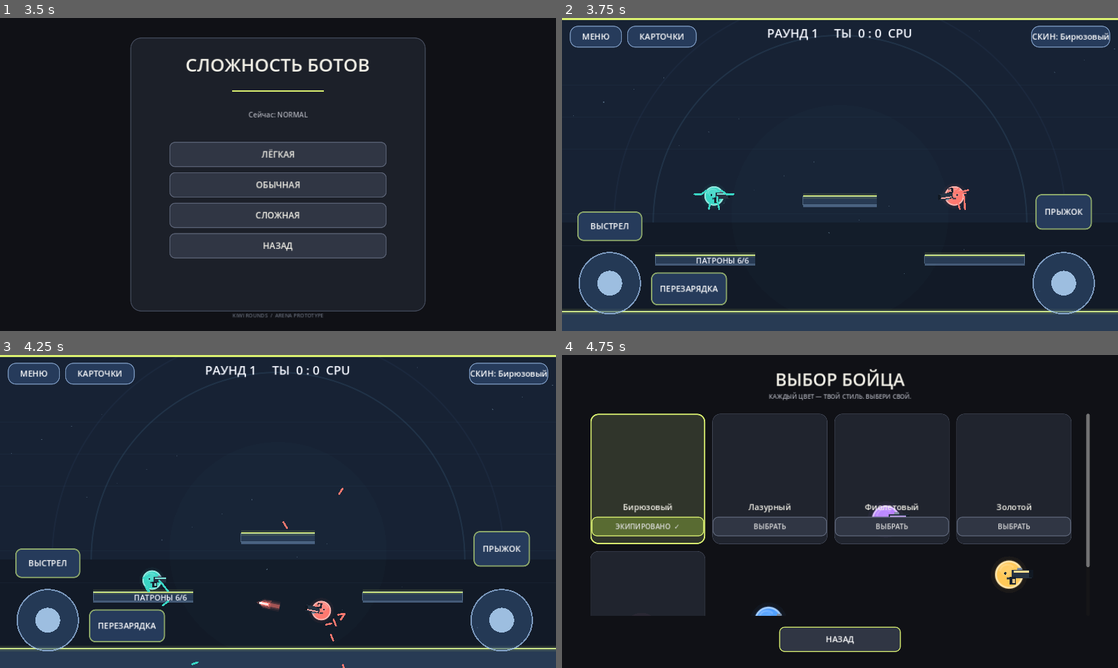
Above: before the commit, frames 1-4 (two rows, left to right).
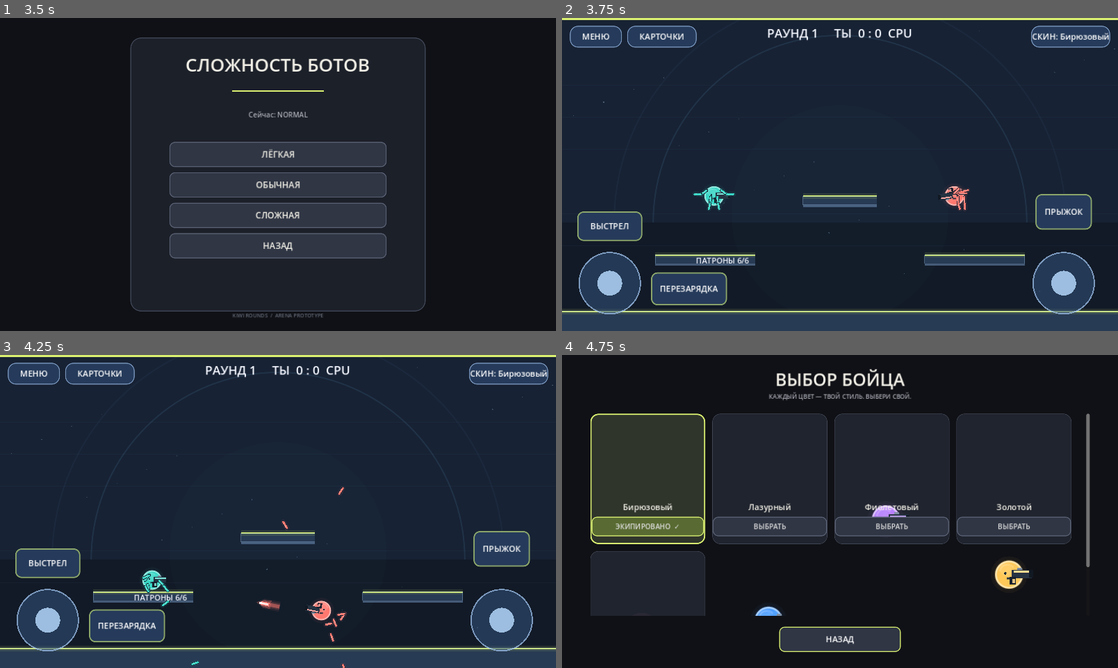
Above: after the commit, the same moments.

Repository: loslam-del/Kiwi-rounds
Game: Godot game, scene res://scenes/main.tscn
Same seed, same stepped clock (60 frames per second), same inputs: the game is played once before the commit and once after it.
Inputs:
- Up to frame 1 (3.5 s): click "ИГРАТЬ" at 0.5 s; click "ОНЛАЙН — ПОЗЖЕ" at 1.25 s; click "НАЗАД" at 2 s; click "ПРОТИВ БОТОВ" at 2.75 s
- Up to frame 2 (3.75 s): click "ЛЁГКАЯ" at 3.5 s
- Up to frame 3 (4.25 s): no input
- Up to frame 4 (4.75 s): click "СКИН: Бирюзовый" at 4.25 s

Frame 1 is identical in both runs. In frame 2, 0.1% of the frame differs, in the area x 23-74%, y 53-62%; in frame 3, 0.1%, in the area x 25-63%, y 42-100%; in frame 4, nothing differs.
Error in both runs: Invalid assignment of property or key 'scale_amount' with value of type 'float' on a base object of type 'CPUParticles2D'. (res://scripts/pulse.gd:81)

Commit message:
Polish articulated limb rendering with layered outlines

Diff:
--- a/scripts/player.gd
+++ b/scripts/player.gd
@@ -408,15 +408,43 @@
     capsule.height = segment_length + 4.4
     collision.shape = capsule
     part.add_child(collision)
+    var limb_points := PackedVector2Array([Vector2(0.0,-segment_length*0.5),Vector2(0.0,segment_length*0.5)])
+    var shadow := Line2D.new()
+    shadow.name = "LimbGlow"
+    shadow.points = limb_points
+    shadow.width = 10.0
+    shadow.default_color = Color(body_color,0.14)
+    shadow.begin_cap_mode = Line2D.LINE_CAP_ROUND
+    shadow.end_cap_mode = Line2D.LINE_CAP_ROUND
+    shadow.antialiased = true
+    part.add_child(shadow)
+    var outline := Line2D.new()
+    outline.name = "LimbOutline"
+    outline.points = limb_points
+    outline.width = 7.0
+    outline.default_color = Color("#172332")
+    outline.begin_cap_mode = Line2D.LINE_CAP_ROUND
+    outline.end_cap_mode = Line2D.LINE_CAP_ROUND
+    outline.antialiased = true
+    part.add_child(outline)
     var visual := Line2D.new()
     visual.name = "LimbVisual"
-    visual.points = PackedVector2Array([Vector2(0.0, -segment_length * 0.5), Vector2(0.0, segment_length * 0.5)])
-    visual.width = 4.2
+    visual.points = limb_points
+    visual.width = 4.5
     visual.default_color = body_color
     visual.begin_cap_mode = Line2D.LINE_CAP_ROUND
     visual.end_cap_mode = Line2D.LINE_CAP_ROUND
     visual.antialiased = true
     part.add_child(visual)
+    var highlight := Line2D.new()
+    highlight.name = "LimbHighlight"
+    highlight.points = PackedVector2Array([Vector2(-0.9,-segment_length*0.34),Vector2(-0.9,segment_length*0.34)])
+    highlight.width = 1.1
+    highlight.default_color = Color(1.0,1.0,1.0,0.34)
+    highlight.begin_cap_mode = Line2D.LINE_CAP_ROUND
+    highlight.end_cap_mode = Line2D.LINE_CAP_ROUND
+    highlight.antialiased = true
+    part.add_child(highlight)
     world.add_child(part)
     ragdoll_parts.append(part)
     add_collision_exceptions(part)
